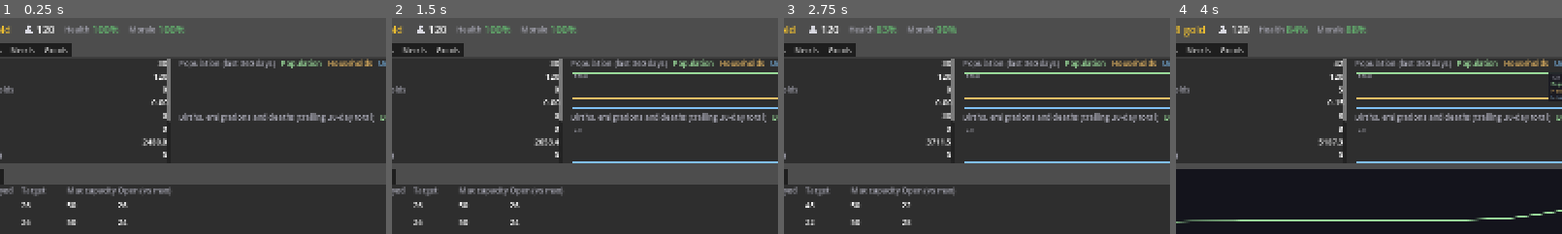
Above: before the commit, frames 1-4 (left to right).
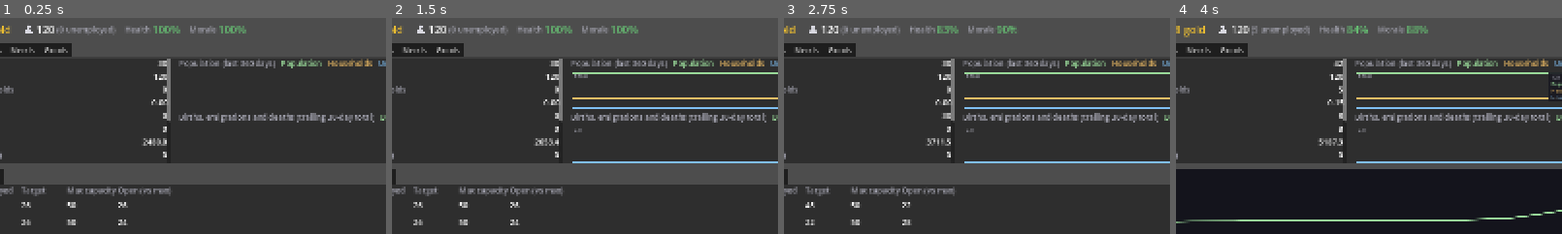
Above: after the commit, the same moments.

Repository: forsman5/sitka
Game: Godot game, scene res://scenes/sim/he_dashboard.tscn
Same seed, same stepped clock (60 frames per second), same inputs: the game is played once before the commit and once after it. This scene is started directly instead of the project's main scene.
Inputs (mouse positions are % of the whole screen's width and height, from its top left):
- Up to frame 1 (0.25 s): no input
- Up to frame 2 (1.5 s): click "1x" at 0.5 s; click "10x" at 1.25 s
- Up to frame 3 (2.75 s): click "100x" at 2 s
- Up to frame 4 (4 s): click "Farm" at 2.75 s; tap Enter at 3.5 s; drag from (67, 17) to (60, 28) at 3.52 s
The pictures show only the part of the screen within x 11-61%, y 0-50%; the shares and areas given below are measured in that part.

The runs differ from the first frame. In frame 1, 0.9% of the frame differs, in the area x 14-64%, y 3-8%; in frame 2, 0.9%; in frame 3, 0.8%; in frame 4, 0.9%.

Commit message:
Show unemployed count next to the population in the top bar
Counts working-age members of households with no employer; dependents
are not unemployed.

Co-Authored-By: Claude Sonnet 5.5 <noreply@anthropic.com>

Diff:
--- a/scripts/sim/household_economy/he_dashboard.gd
+++ b/scripts/sim/household_economy/he_dashboard.gd
@@ -119,6 +119,7 @@
 var _day_label: Label
 var _treasury_margin: Control
 var _population_label: Label
+var _top_unemployed_label: Label
 var _avg_health_label: Label
 var _avg_morale_label: Label
 var _population_box: HBoxContainer
@@ -779,7 +780,7 @@
 	_rebuild_business_rows()
 	_rebuild_household_rows()
 
-## "<person icon> 123    Health 82%    Morale 64%" -- town-wide headcount and
+## "<person icon> 123 (12 unemployed)    Health 82%    Morale 64%" -- town-wide headcount and
 ## per-person averages, colored by _wellbeing_color().
 func _build_population_summary() -> Control:
 	var margin := MarginContainer.new()
@@ -813,6 +814,10 @@
 	_population_label = Label.new()
 	_population_label.add_theme_font_size_override("font_size", 22)
 	box.add_child(_population_label)
+	_top_unemployed_label = Label.new()
+	_top_unemployed_label.add_theme_color_override("font_color", Color(0.65, 0.65, 0.7))
+	_top_unemployed_label.size_flags_vertical = Control.SIZE_SHRINK_CENTER
+	box.add_child(_top_unemployed_label)
 
 	var health_caption := Label.new()
 	health_caption.text = "Health"
@@ -856,6 +861,7 @@
 func _refresh_population_summary() -> void:
 	var w := _simulation.get_population_wellbeing()
 	_population_label.text = "%d" % w["population"]
+	_top_unemployed_label.text = "(%d unemployed)" % w["unemployed"]
 	_avg_health_label.text = "%.0f%%" % (w["avg_health"] * 100.0)
 	_avg_health_label.add_theme_color_override("font_color", _wellbeing_color(w["avg_health"]))
 	_avg_morale_label.text = "%.0f%%" % (w["avg_morale"] * 100.0)
--- a/scripts/sim/household_economy/he_simulation.gd
+++ b/scripts/sim/household_economy/he_simulation.gd
@@ -696,12 +696,15 @@
 ## `people` is how many of them that factor touches at all.
 func get_population_wellbeing(settlement_id: int = -1) -> Dictionary:
 	var population := 0
+	var unemployed := 0
 	var health_total := 0.0
 	var morale_total := 0.0
 	var health_factors := {}
 	var morale_factors := {}
 	for household_id in get_household_ids(settlement_id):
 		var h: HEHousehold = households[household_id]
+		if not h.is_employed():
+			unemployed += h.worker_capacity()
 		var members: Array[Dictionary] = []
 		for age in h.worker_ages():
 			members.append({"works": true, "v": HEHousehold.vulnerability_of(true, age)})
@@ -718,6 +721,7 @@
 				_add_factor(morale_factors, penalty["label"], penalty["penalty"])
 	return {
 		"population": population,
+		"unemployed": unemployed,
 		"avg_health": (health_total / population) if population > 0 else 1.0,
 		"avg_morale": (morale_total / population) if population > 0 else 1.0,
 		"health_factors": _factor_list(health_factors, population),
